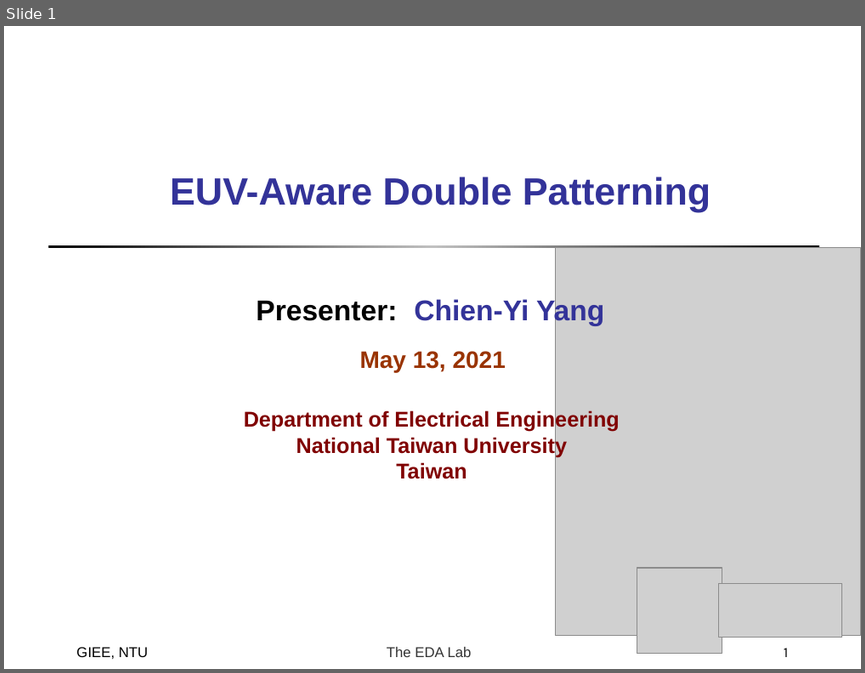
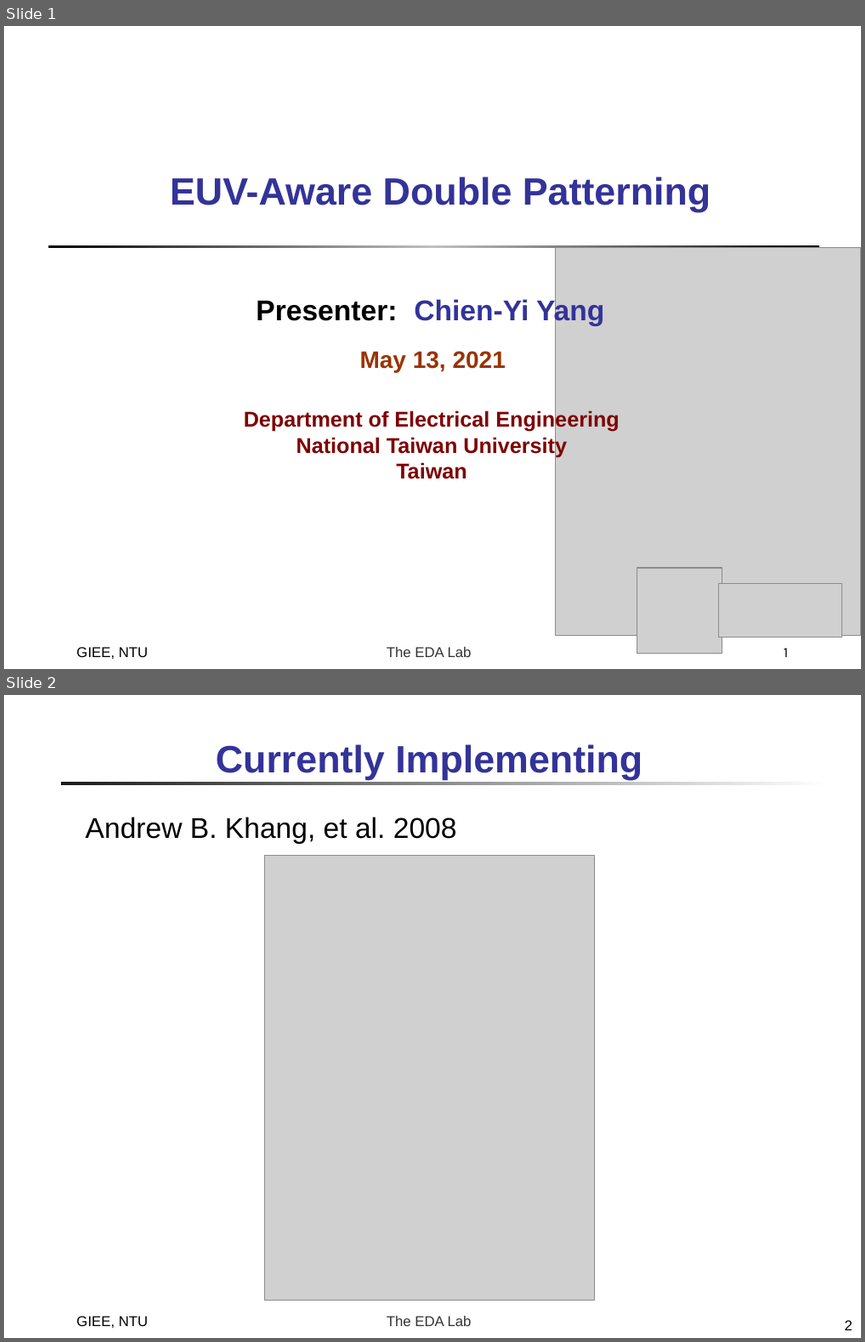
Before and after one commit to doctry/paper, a slide deck: weekly/EUVDP_2021_05_13.ppt. Shown one above the other, each under a label of ours: slide 1 before the commit, slides 1 and 2 after it. The pictures are 865x673 and 865x1342 pixels, drawn with LibreOffice and Linux fonts; fonts in the diff are those of the drawing; grey boxes stand for pictures. Boxes give left, top, right and bottom in pixels: in the first picture for what was removed or moved away, otherwise in the second. Text is boxed around its words. In the diff, an @@ line names an element or a change of style, - is before the commit and + after.

```diff
--- a/weekly/EUVDP_2021_05_13.ppt
+++ b/weekly/EUVDP_2021_05_13.ppt
@@ slide 2 added at [4,695,861,1338], background #FFFFFF; not listed: 1 template element that a slide beside it also shows @@
@@ title added at [216,744,642,780], 32 pt, text #333399, bold @@
+Currently Implementing
@@ rectangle added at [62,782,833,784], fill gradient #1C1C1C to #FFFFFF @@
@@ text added at [86,817,457,844], 24 pt, text #000000 @@
+Andrew B. Khang, et al. 2008
@@ picture added at [264,855,595,1300] @@
@@ text added at [76,1315,148,1327], 12 pt, text #000000 @@
+GIEE, NTU
@@ page number added at [845,1320,852,1330], 12 pt, text #000000 @@
+2
```
Also in this commit, not shown: 1 slide changed, 1 slide removed, 2 other files.
